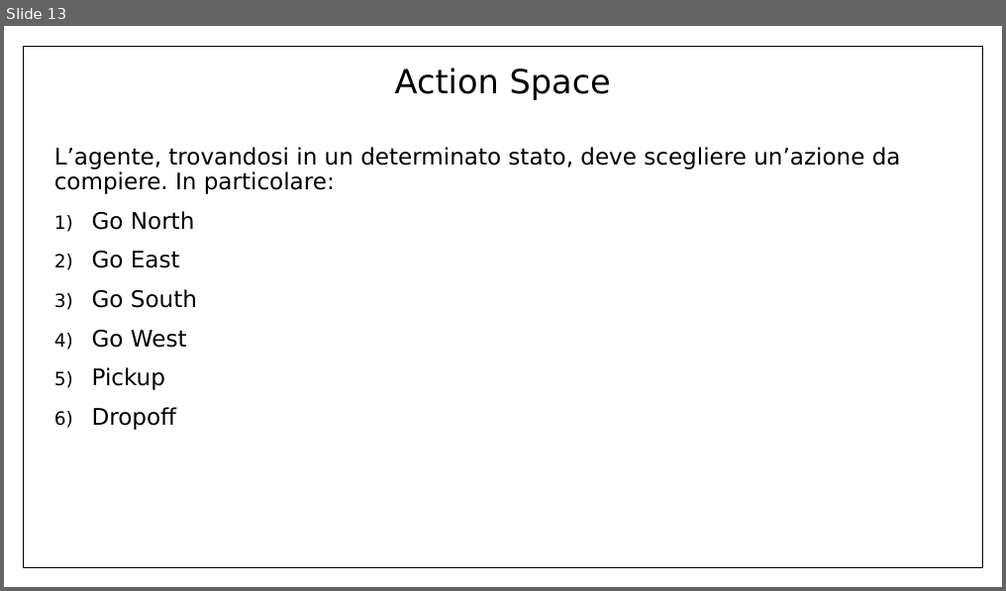
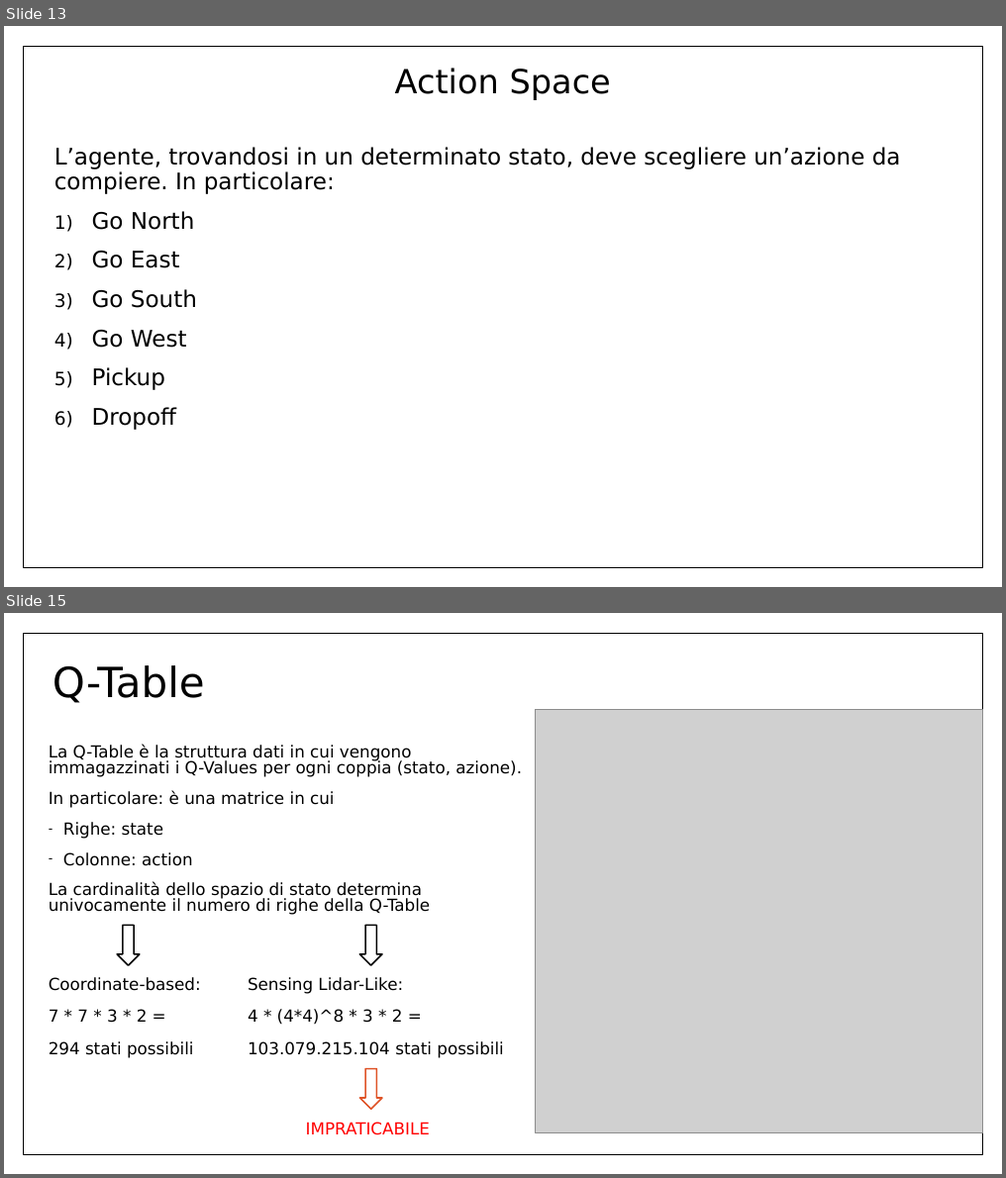
Before and after one commit to Ale1991/IntelligentSystemsLab, a slide deck: Presentazione_RLBrain.pptx. Shown one above the other, each under a label of ours: slide 13 before the commit, slides 13 and 15 after it; the slides between them are not shown. The pictures are 1006x591 and 1006x1178 pixels, drawn with LibreOffice and Linux fonts; fonts in the diff are those of the drawing; grey boxes stand for pictures. Boxes give left, top, right and bottom in pixels: in the first picture for what was removed or moved away, otherwise in the second. Text is boxed around its words. In the diff, an @@ line names an element or a change of style, - is before the commit and + after.

```diff
--- a/Presentazione_RLBrain.pptx
+++ b/Presentazione_RLBrain.pptx
@@ slide 15 added at bbox=[4, 613, 1002, 1174], background #FFFFFF @@
@@ rectangle added at bbox=[23, 633, 982, 1155], fill #FFFFFF, outline #000000 1 pt @@
@@ title added at bbox=[53, 665, 205, 703], 40 pt, text #000000 @@
+Q-Table
@@ picture added at bbox=[536, 710, 982, 1134] @@
@@ text added at bbox=[49, 745, 522, 915], 16 pt, text #000000 @@
+La Q-Table è la struttura dati in cui vengono immagazzinati i Q-Values per ogni coppia (stato, azione).
+In particolare: è una matrice in cui
+– Righe: state
+– Colonne: action
+La cardinalità dello spazio di stato determina univocamente il numero di righe della Q-Table
@@ down arrow added at bbox=[117, 925, 140, 965], outline #000000 1.5 pt @@
@@ down arrow added at bbox=[359, 925, 382, 965], outline #000000 1.5 pt @@
@@ text added at bbox=[49, 977, 201, 1059], 16 pt, text #000000 @@
+Coordinate-based:
+7 * 7 * 3 * 2 =
+294 stati possibili
@@ text added at bbox=[248, 977, 503, 1059], 16 pt, text #000000 @@
+Sensing Lidar-Like:
+4 * (4*4)^8 * 3 * 2 =
+103.079.215.104 stati possibili
@@ down arrow added at bbox=[359, 1069, 382, 1109], fill #FFFFFF, outline #DF5327 1.5 pt @@
@@ text added at bbox=[306, 1122, 430, 1136], 16 pt, text #FF0000 @@
+IMPRATICABILE
```
Also in this commit, not shown: 6 slides changed, 5 other slides added, 2 slides removed.
